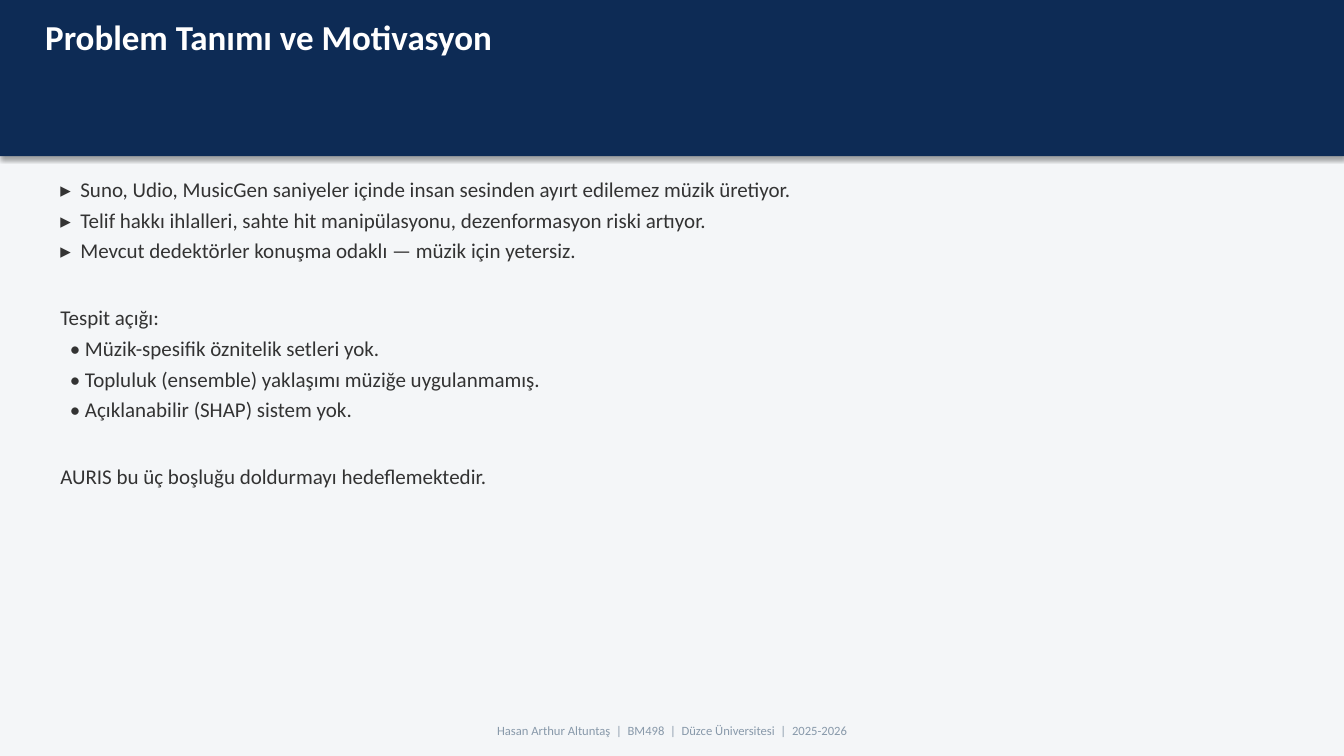
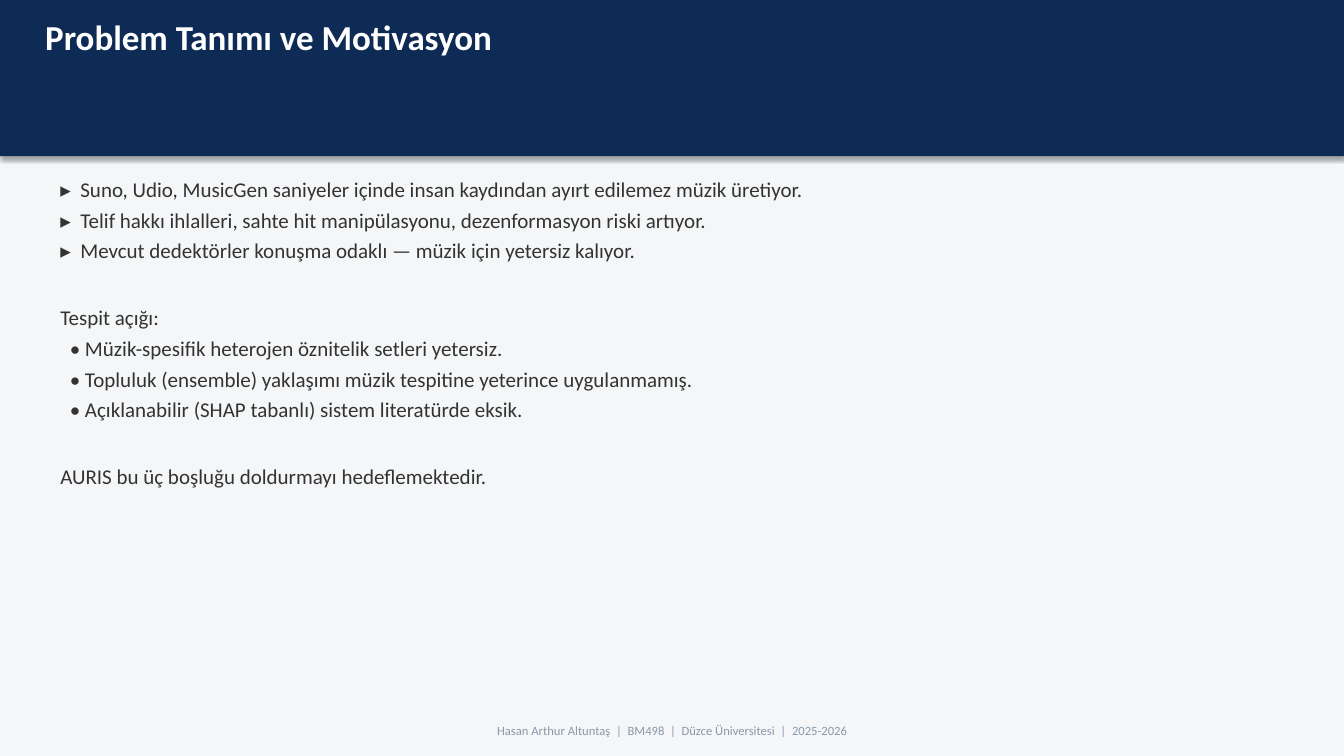
Before and after one commit to Rtur2003/CrownCode, a slide deck: slide 3 of docs/academic/TeslimEdilecekler/Sunumlar/AURIS_Tum_Sunumlar_Birlesik.pptx. Drawn at 1344x756 pixels with LibreOffice and Linux fonts; fonts in the diff are those of the drawing. Boxes give left, top, right and bottom in pixels: in the first picture for what was removed or moved away, otherwise in the second. Text is boxed around its words. In the diff, an @@ line names an element or a change of style, - is before the commit and + after.

```diff
--- a/docs/academic/TeslimEdilecekler/Sunumlar/AURIS_Tum_Sunumlar_Birlesik.pptx
+++ b/docs/academic/TeslimEdilecekler/Sunumlar/AURIS_Tum_Sunumlar_Birlesik.pptx
@@ text at box(80, 182, 802, 201): text changed @@
-▸ Suno, Udio, MusicGen saniyeler içinde insan sesinden ayırt edilemez müzik üretiyor.
+▸ Suno, Udio, MusicGen saniyeler içinde insan kaydından ayırt edilemez müzik üretiyor.
@@ text at box(80, 243, 635, 262): text changed @@
-▸ Mevcut dedektörler konuşma odaklı — müzik için yetersiz.
+▸ Mevcut dedektörler konuşma odaklı — müzik için yetersiz kalıyor.
@@ text at box(85, 341, 692, 421): text changed @@
-• Müzik-spesifik öznitelik setleri yok.
-• Topluluk (ensemble) yaklaşımı müziğe uygulanmamış.
-• Açıklanabilir (SHAP) sistem yok.
+• Müzik-spesifik heterojen öznitelik setleri yetersiz.
+• Topluluk (ensemble) yaklaşımı müzik tespitine yeterince uygulanmamış.
+• Açıklanabilir (SHAP tabanlı) sistem literatürde eksik.
```
Also in this commit, not shown: 23 other slides changed, 2 slides added, 2 slides removed, 6 other files.
